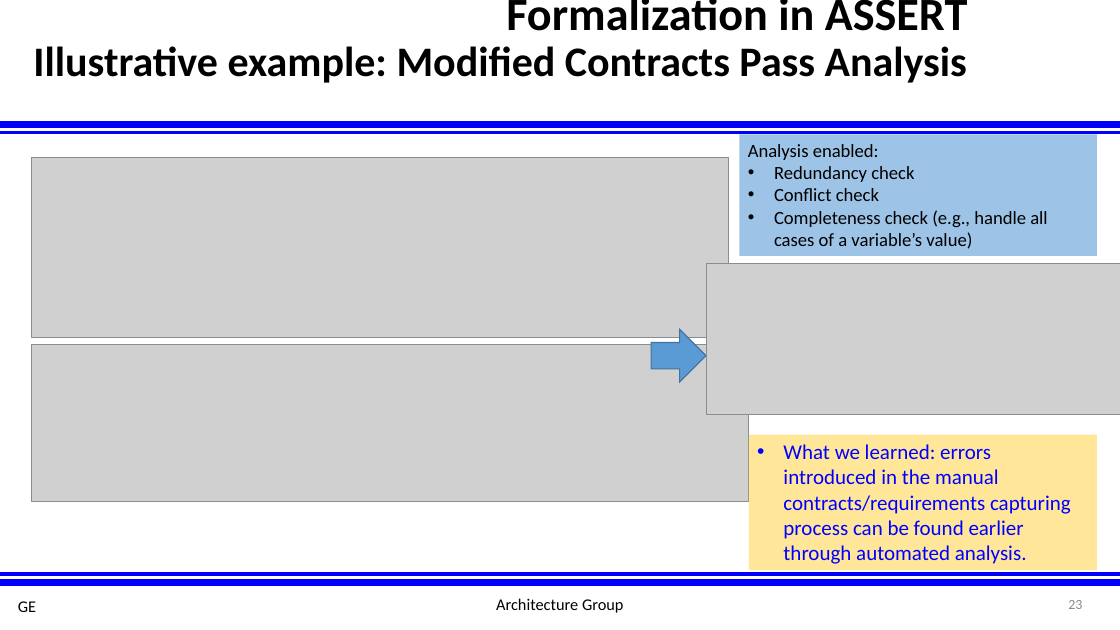
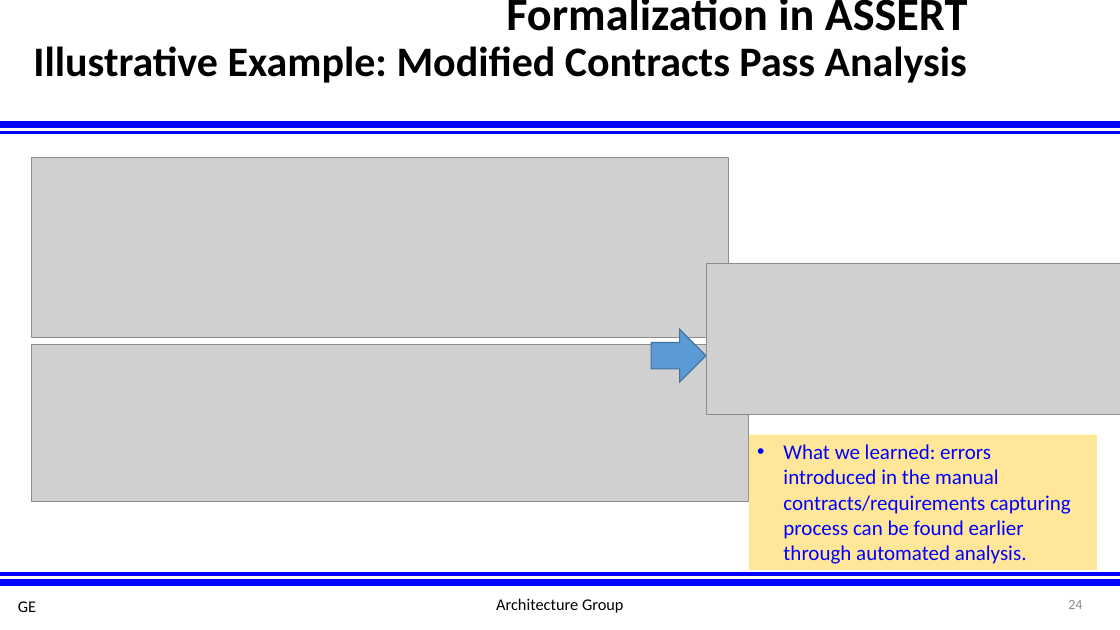
Before and after one commit to afrl-rq/OpenUxAS-SoI, a slide deck: slide 24 of presentations/S5_SoI_Architecture_Group.pptx (slide 23 before the commit). Drawn at 1120x630 pixels with LibreOffice and Linux fonts; fonts in the diff are those of the drawing; grey boxes stand for pictures; background and template pictures are left out. Boxes give left, top, right and bottom in pixels: in the first picture for what was removed or moved away, otherwise in the second. Text is boxed around its words. In the diff, an @@ line names an element or a change of style, - is before the commit and + after.

```diff
--- a/presentations/S5_SoI_Architecture_Group.pptx
+++ b/presentations/S5_SoI_Architecture_Group.pptx
@@ title at [33, 0, 967, 83]: text changed @@
-Formalization in ASSERT
-Illustrative example: Modified Contracts Pass Analysis
+Formalization in ASSERT
+Illustrative Example: Modified Contracts Pass Analysis
@@ rectangle removed at [739, 134, 1096, 256] @@
-Analysis enabled:
-• Redundancy check
-• Conflict check
-• Completeness check (e.g., handle all cases of a variable’s value)
@@ page number at [1068, 600, 1082, 609]: text changed @@
-23
+24
```
Also in this commit, not shown: 5 other slides changed, 1 slide added, 1 slide removed.
